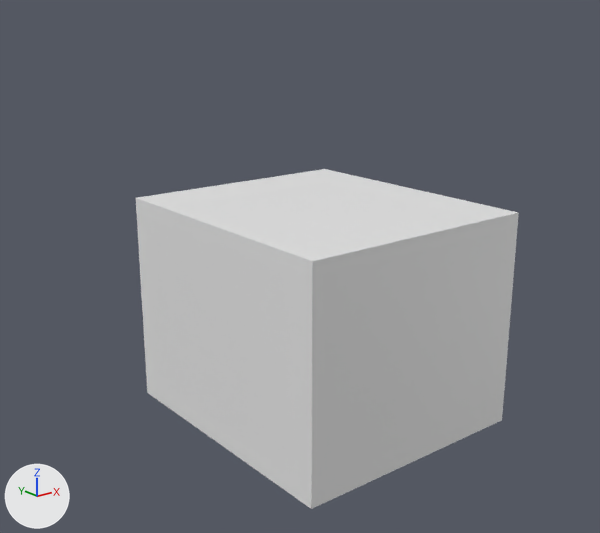
The Blender file Nursultan/house.blend: old version first, new version second.
Rendered twice from a 50 mm lens placed at (-12.3, -14.66, 6.82), pointed at (-1.25, -0.86, 1.3). Arrows for +X, +Y and +Z are at lower left; the lights stay in place.
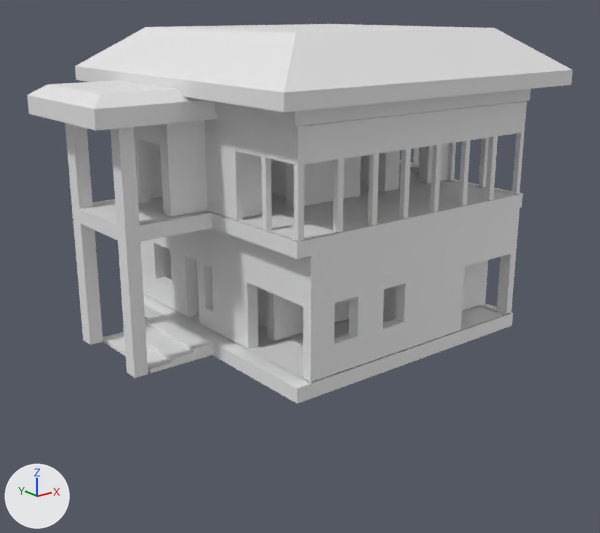
Commit message: finished house body

Where the change shows, as pixel boxes (x1, y1, x2, y2) in the pictures (600 x 533 px):
'Cube', reshaped, moved, rescaled: before (136, 169, 519, 509); after (143, 294, 513, 404)
'Стены', shown: after (140, 208, 520, 382)
'Стены 2 этаж', added: after (134, 101, 527, 241)
'Cube.007', added: after (75, 24, 573, 112)
'Cube.006', added: after (65, 123, 523, 378)
'Cube.002', added: after (27, 80, 218, 131)
'Cube.004', added: after (214, 89, 531, 126)
'Plane', added: after (103, 315, 214, 373)
'Cube.003', added: after (399, 160, 418, 172)
part 1 of me_cube_001, cut back: before (303, 169, 519, 430)

The change, as a diff of the scene's bpy script:
```diff
--- a/Nursultan/house.blend.py
+++ b/Nursultan/house.blend.py
@@ me_cube_001 @@
 me_cube_001.from_pydata(...)  # 12 vertices, 10 faces; spans x -1.0..1.31, y -1.0..1.0, z -1.0..1.0
 # used by ob_cube; location = (-0.81, -0.54, 0.0); scale = (2.52, 3.27, 2.52)
 # verts and faces of me_cube_001; kept vertices keep their numbers, new ones are numbered from 12
 # before: 4 (1.0, -1.0, -1.0) at pixel (480, 430), 5 (1.0, -1.0, 1.0) at pixel (495, 218), 6 (1.0, 1.0, -1.0), 7 (1.0, 1.0, 1.0) at pixel (302, 172), 8 (1.31, 1.0, 1.0) at pixel (324, 169)
 # before: 9 (1.31, 1.0, -1.0), 10 (1.31, -1.0, -1.0) at pixel (502, 420), 11 (1.31, -1.0, 1.0) at pixel (518, 212)
+# me_cube_001 part 1
+delete_vertices([*range(8, 12)])  # with the faces that use them
+faces += [(4, 6, 7, 5)]
@@ me_cube_012 @@
+me_cube_012.from_pydata(...)  # 56 vertices, 54 faces; spans x -1.6..1.0, y -1.0..1.0, z -13.6..18.6
@@ me_cube_009 @@
+me_cube_009.from_pydata(...)  # 16 vertices, 14 faces; spans x -1.0..1.0, y -1.0..1.0, z -1.0..6.56
@@ me_cube_007 @@
+me_cube_007.from_pydata(...)  # a box spanning x -1.0..1.0, y -1.0..1.0, z -1.0..1.0
@@ me_cube_004 @@
+me_cube_004.from_pydata([(-1.0, -0.44, -1.0), (-1.0, -0.44, 1.0), (-0.95, 0.57, -1.0), (-0.95, 0.57, 1.0), (0.89, -1.24, -1.0), (0.89, -1.24, 1.0), (0.83, 1.33, -1.0), (0.83, 1.33, 1.0)], [], [(0, 1, 3, 2), (2, 3, 7, 6), (6, 7, 5, 4), (4, 5, 1, 0), (2, 6, 4, 0), (7, 3, 1, 5)])
@@ me_plane @@
+me_plane.from_pydata(...)  # 916 vertices, 935 faces, 2 loose edges; spans x -4.8..3.6, y -32.3..15.3, z 0.0..2.2
@@ me_cube_013 @@
+me_cube_013.from_pydata(...)  # 12 vertices, 10 faces; spans x -1.0..1.0, y -1.0..1.0, z -1.0..2.16
@@ me_plane_003 @@
+me_plane_003.from_pydata(...)  # 38 vertices, 36 faces; spans x -0.5..1.0, y -0.5..1.0, z -0.01..0.03
@@ ob_стены @@
 ob_стены.location = (2.39, 2.63, 0.15)
-ob_стены.hide_set(True)
@@ ob_cube @@
 ob_cube = bpy.data.objects.new('Cube', me_cube_001)
-ob_cube.location = (-0.81, -0.54, 0.0)
-ob_cube.scale = (2.52, 3.27, 2.52)
+ob_cube.location = (-0.54, -0.51, 0.0)
+ob_cube.scale = (3.14, 3.28, -0.154)
@@ ob_cube_006 @@
+ob_cube_006 = bpy.data.objects.new('Cube.006', me_cube_012)
+ob_cube_006.location = (-0.52, -0.5, 2.77)
+ob_cube_006.scale = (3.14, 3.28, -0.154)
@@ ob_cube_007 @@
+ob_cube_007 = bpy.data.objects.new('Cube.007', me_cube_009)
+ob_cube_007.location = (-0.51, -0.47, 5.4)
+ob_cube_007.scale = (3.81, 3.81, 0.151)
@@ ob_cube_004 @@
+ob_cube_004 = bpy.data.objects.new('Cube.004', me_cube_007)
+ob_cube_004.location = (-0.58, -0.53, 5.08)
+ob_cube_004.scale = (3.14, 3.28, -0.154)
@@ ob_cube_003 @@
+ob_cube_003 = bpy.data.objects.new('Cube.003', me_cube_004)
+ob_cube_003.location = (2.77, 0.16, 2.83)
+ob_cube_003.rotation_euler = (0.0, 0.0, 3.152)  # degrees (0, 0, 181)
+ob_cube_003.scale = (0.249, 1.08, 0.206)
@@ ob_стены_2_этаж @@
+ob_стены_2_этаж = bpy.data.objects.new('Стены 2 этаж', me_plane)
+ob_стены_2_этаж.location = (-1.28, -1.69, 2.94)
+ob_стены_2_этаж.rotation_euler = (0.0, 0.0, 3.142)  # degrees (0, 0, 180)
+ob_стены_2_этаж.scale = (0.89, 0.138, 0.89)
@@ ob_cube_002 @@
+ob_cube_002 = bpy.data.objects.new('Cube.002', me_cube_013)
+ob_cube_002.location = (-4.65, 0.1, 4.98)
+ob_cube_002.scale = (1.48, 1.48, 0.181)
@@ ob_plane @@
+ob_plane = bpy.data.objects.new('Plane', me_plane_003)
+ob_plane.location = (-4.68, 0.53, 0.07)
+ob_plane.rotation_euler = (1.571, 1.571, 0.0)  # degrees (90, 90, 0)
+ob_plane.scale = (0.173, 0.997, 49.9)
```
